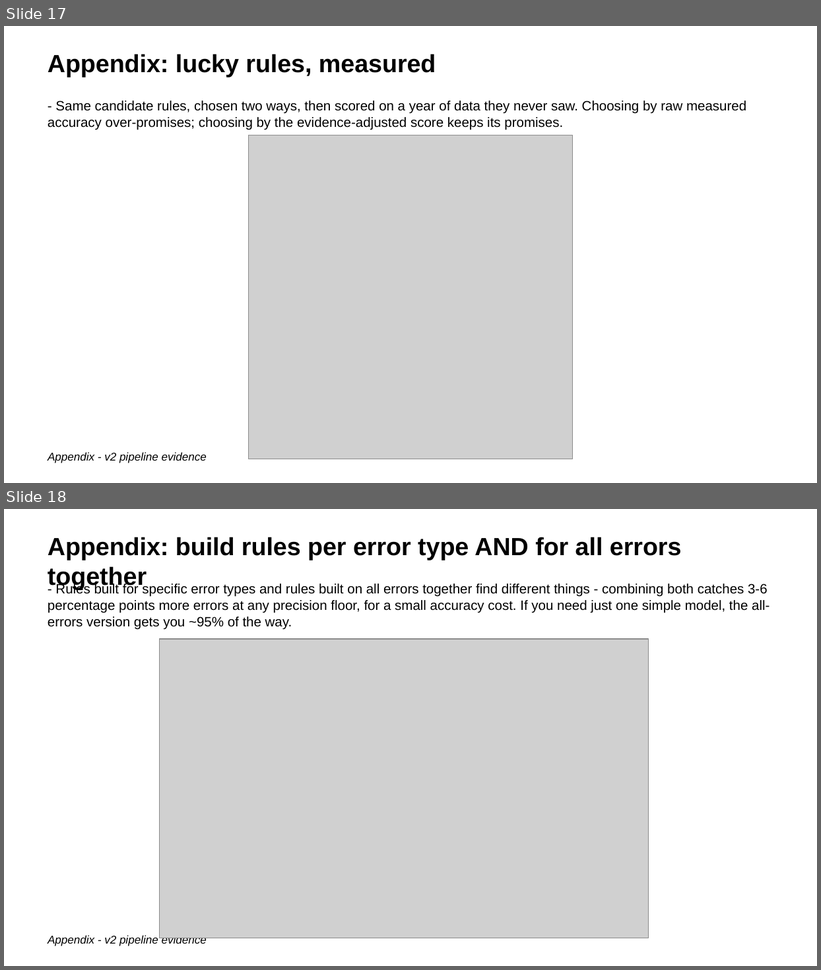
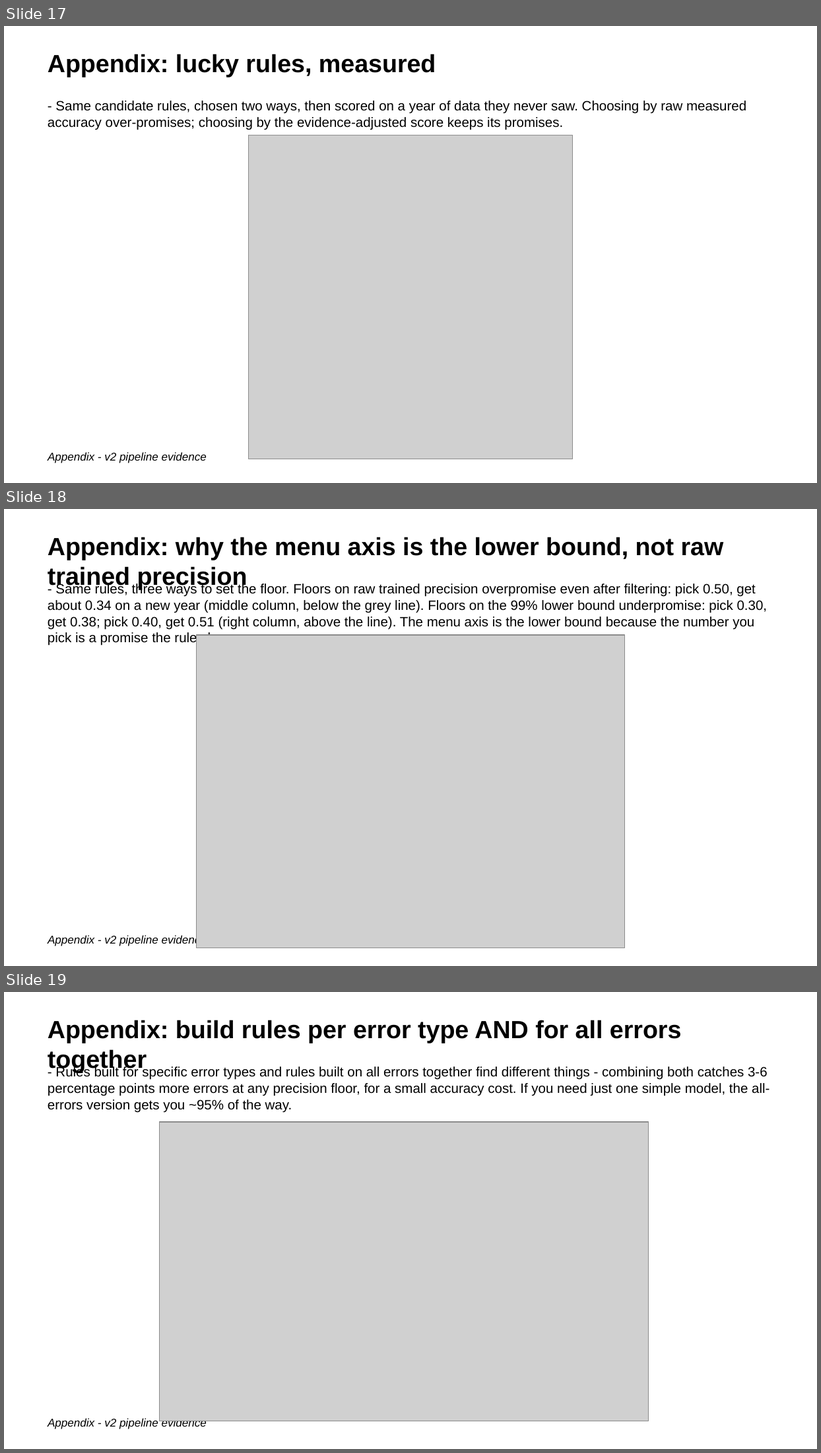
Before and after one commit to giannella/snap_qc, a slide deck: how_to_use_the_snap_qc_inclusion_rules_scripts.pptx. Shown one above the other, each under a label of ours: slides 17 and 18 before the commit, slides 17, 18 and 19 after it. The pictures are 821x970 and 821x1453 pixels, drawn with LibreOffice and Linux fonts; fonts in the diff are those of the drawing; grey boxes stand for pictures. Boxes give left, top, right and bottom in pixels: in the first picture for what was removed or moved away, otherwise in the second. Text is boxed around its words. In the diff, an @@ line names an element or a change of style, - is before the commit and + after.

```diff
--- a/how_to_use_the_snap_qc_inclusion_rules_scripts.pptx
+++ b/how_to_use_the_snap_qc_inclusion_rules_scripts.pptx
@@ slide 18 added at (4, 509, 817, 966), background #FFFFFF @@
@@ text added at (48, 537, 724, 590), 22 pt, text #000000, bold @@
+Appendix: why the menu axis is the lower bound, not raw trained precision
@@ text added at (48, 583, 768, 646), 12 pt, text #000000 @@
+- Same rules, three ways to set the floor. Floors on raw trained precision overpromise even after filtering: pick 0.50, get about 0.34 on a new year (middle column, below the grey line). Floors on the 99% lower bound underpromise: pick 0.30, get 0.38; pick 0.40, get 0.51 (right column, above the line). The menu axis is the lower bound because the number you pick is a promise the rules keep.
@@ picture added at (197, 635, 625, 948) @@
@@ text added at (48, 935, 207, 947), 10 pt, text #000000, italic @@
+Appendix - v2 pipeline evidence
@@ what was slide 18 is now slide 19 @@
```
